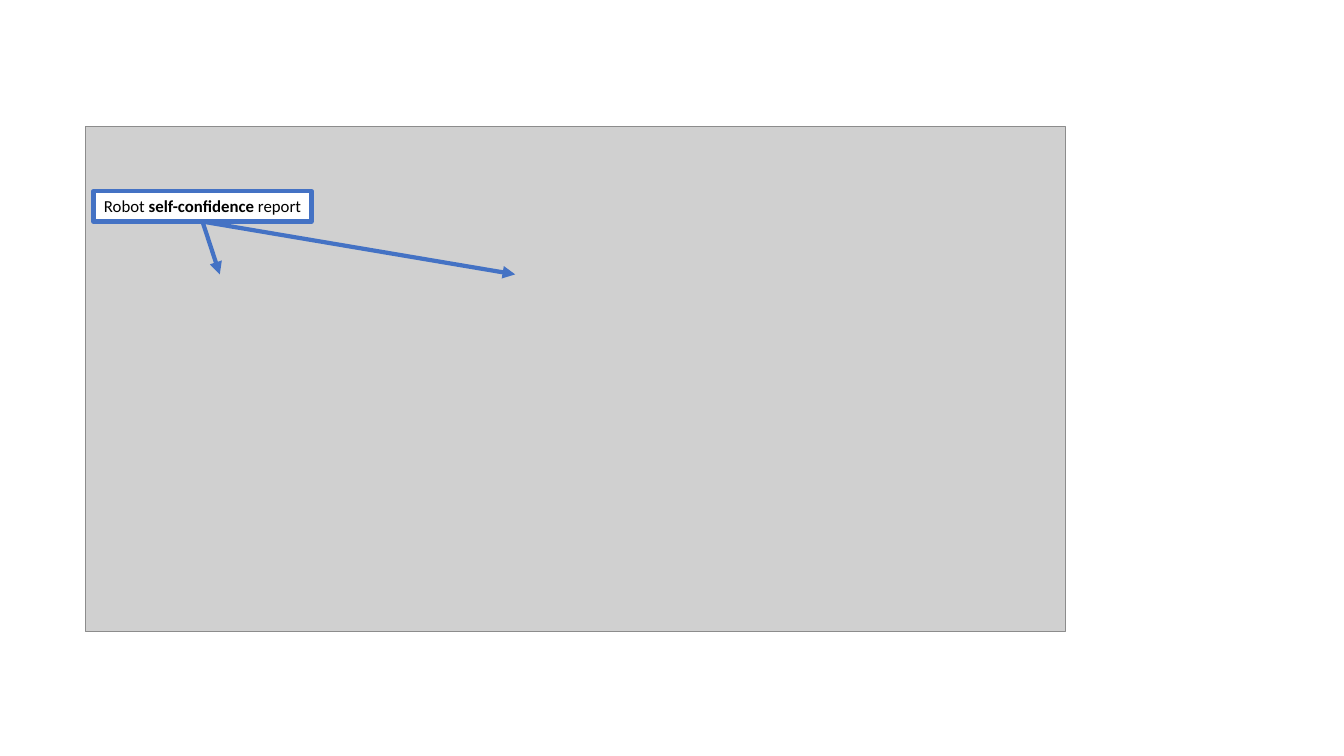
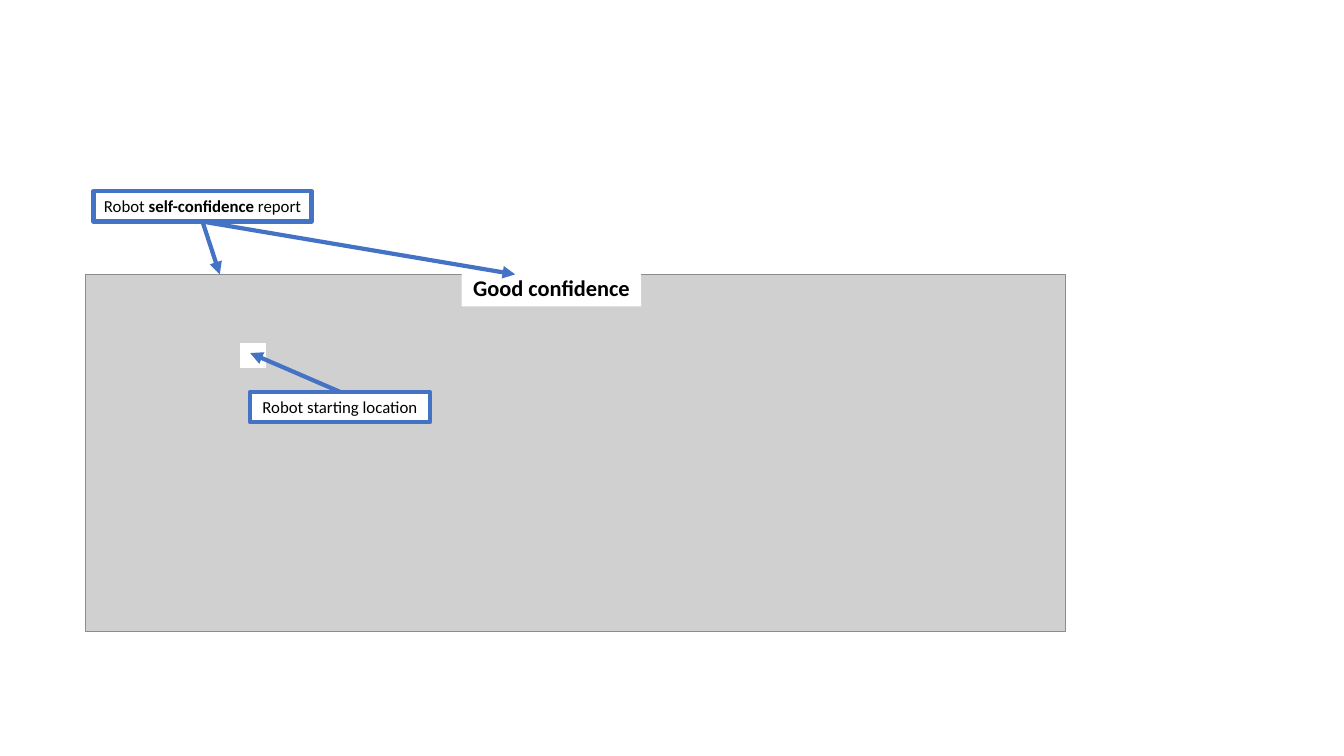
Before and after one commit to nickconlon/outcome_assessment_user_study, a slide deck: slide 3 of web_gridworld/admin/figures.pptx. Drawn at 1344x756 pixels with LibreOffice and Linux fonts; fonts in the diff are those of the drawing; grey boxes stand for pictures. Boxes give left, top, right and bottom in pixels: in the first picture for what was removed or moved away, otherwise in the second. Text is boxed around its words. In the diff, an @@ line names an element or a change of style, - is before the commit and + after.

```diff
--- a/web_gridworld/admin/figures.pptx
+++ b/web_gridworld/admin/figures.pptx
@@ rectangle added at [462,269,641,307], fill #FFFFFF, 16 pt, text #000000, bold @@
+Good confidence
@@ picture: place and size @@
-picture at [86,127,1066,632]
+picture at [86,274,1066,632]
@@ rectangle added at [241,344,265,368], fill #FFFFFF, outline #FFFFFF 1 pt @@
@@ arrow added from (340, 392) to (250, 353), #4472C4 3 pt @@
@@ rectangle added at [250,392,430,422], fill #FFFFFF, outline #4472C4 3 pt, 12 pt, text #000000 @@
+Robot starting location
```
Also in this commit, not shown: 1 other slide changed, 1 slide added, 2 other files.
